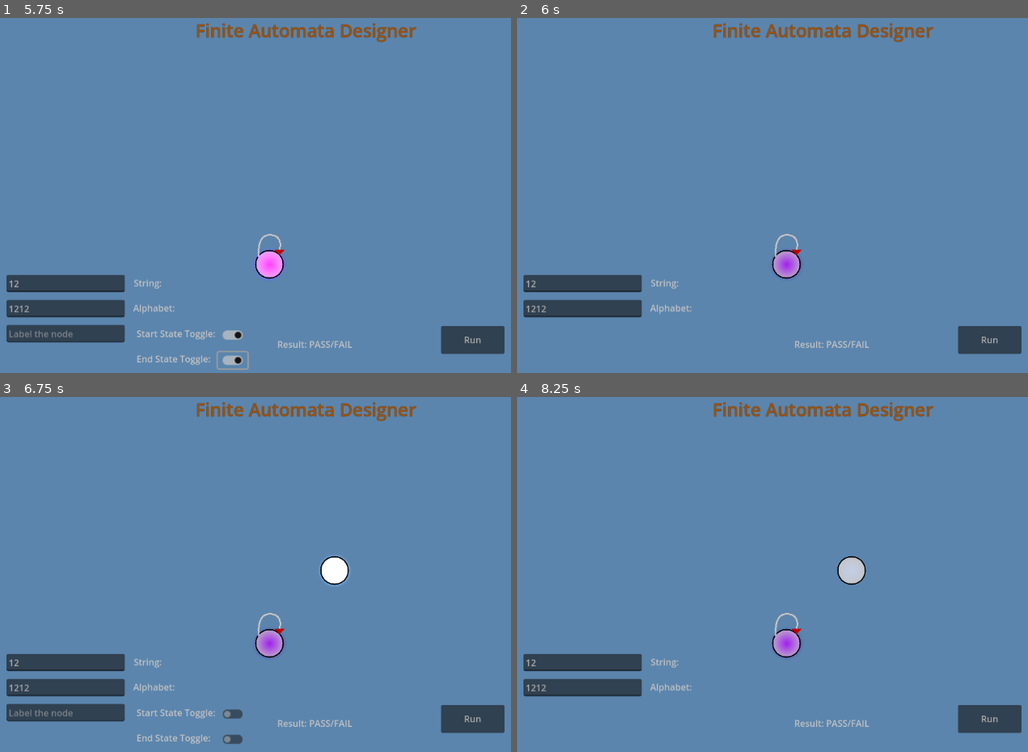
Above: before the commit, frames 1-4 (two rows, left to right).
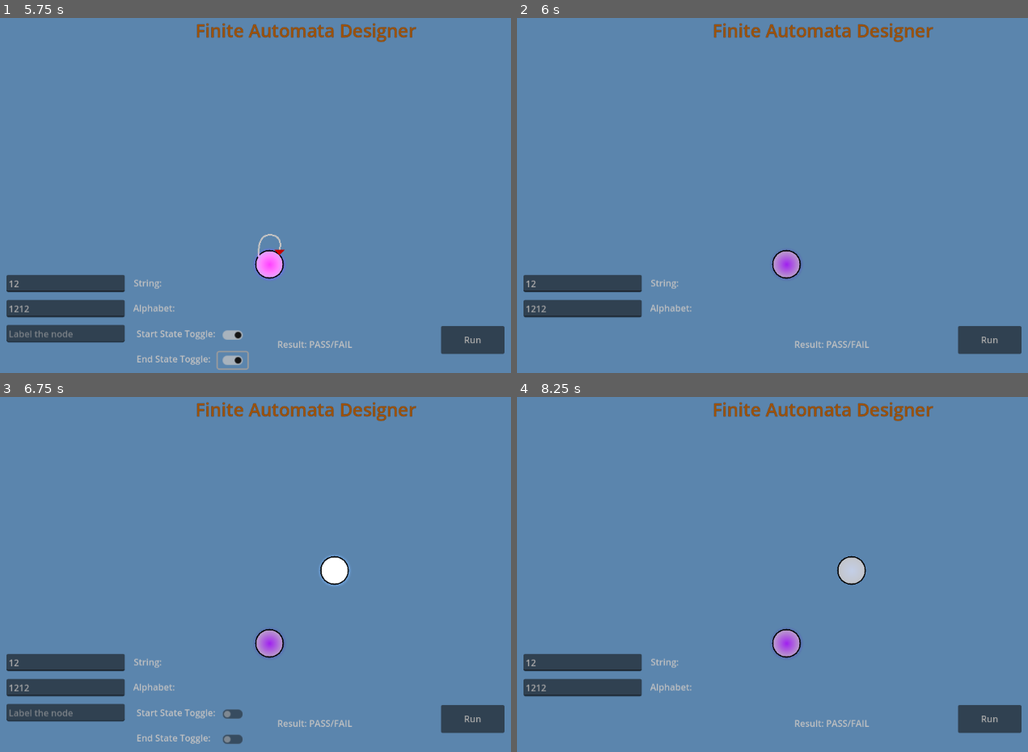
Above: after the commit, the same moments.

Repository: ParthP22/FiniteAutomataDesigner
Game: Godot game, scene res://main.tscn
Same seed, same stepped clock (60 frames per second), same inputs: the game is played once before the commit and once after it. The engine's default icon, where the game draws it, is replaced by a stand-in: a white triangle on a blue panel in a dark square.
Inputs (mouse positions are in pixels of both pictures, inside the frame that each line leads up to):
- Up to frame 1 (5.75 s): click (66, 284) at 0.52 s; type "12" at 0.6 s; click (66, 309) at 0.75 s; type "12" at 0.83 s; click (66, 333) at 0.98 s; type "12" at 1.07 s; click "Run" at 1.25 s; tap Enter at 2 s; move the mouse to (270, 262) at 2.02 s; press the mouse at (270, 262) at 2.03 s; tap Shift (shift_keyboard) at 2.3 s; release the mouse at (270, 262) at 2.75 s; click (235, 333) at 2.75 s; click (235, 333) at 3.5 s; click (235, 358) at 4.25 s; tap Space at 5 s; drag from (270, 262) to (270, 262) at 5.02 s
- Up to frame 2 (6 s): tap Enter at 5.75 s; move the mouse to (624, 138) at 5.77 s; press the mouse at (624, 138) at 5.78 s; hold Backspace (backspace_keyboard, bound only after the commit) from 5.78 s (still down)
- Up to frame 3 (6.75 s): tap Shift (shift_keyboard) at 6.05 s; release Backspace (backspace_keyboard, bound only after the commit) at 6.5 s; release the mouse at (107, 517) at 6.5 s; tap Space at 6.5 s; drag from (332, 570) to (107, 517) at 6.52 s
- Up to frame 4 (8.25 s): tap Enter at 7.25 s; drag from (849, 570) to (787, 641) at 7.27 s; tap Space at 8 s; drag from (961, 553) to (787, 641) at 8.02 s

Frame 1 is identical in both runs. In frame 2, less than 0.1% of the frame differs, in the area x 50-56%, y 60-68%; in frame 3, less than 0.1%; in frame 4, less than 0.1%.

Commit message:
WIP state/arrow removal

Diff:
--- a/finite-automata-designer/Arrow.tscn
+++ b/finite-automata-designer/Arrow.tscn
@@ -4,7 +4,6 @@
 [ext_resource type="Texture2D" uid="uid://bxsjktrv52lvv" path="res://point_light_2d.png" id="2_3285i"]
 
 [node name="Arrow" type="StaticBody2D"]
-disable_mode = 1
 script = ExtResource("1_ayvgo")
 
 [node name="PointLight2D" type="PointLight2D" parent="."]
--- a/finite-automata-designer/arrow.gd
+++ b/finite-automata-designer/arrow.gd
@@ -7,7 +7,6 @@
 
 var arrow_head = Polygon2D.new()
 var arrow_shaft = Line2D.new()
-
 
 var offset: float = 1
 var special_name: String = "state"
--- a/finite-automata-designer/fa_node.gd
+++ b/finite-automata-designer/fa_node.gd
@@ -51,17 +51,9 @@
 		print("also not redrawing")
 		print(typeof(_going_to[other_node]))
 
-		print(_going_to)
-		print(_incoming)
-
 		return null
 	elif _going_to.has(other_node):
 		print(self.name, " points to", other_node.name, " already, not redrawing")
-
-
-		print(_going_to)
-		print(_incoming)
-
 		return null
 	else:
 		# tracking arrow
@@ -74,15 +66,20 @@
 		if _going_to.has(other_node) and _incoming.has(other_node):
 			_going_to[other_node].offset = 10
 			_incoming[other_node].offset = 10
-
-
-		print(_going_to)
-		print(_incoming)
-
+		print("going to dict\n",_going_to)
+		print("incoming dict\n",_incoming)
 		return arrow_node
 
+func remove_arrow(node: Object):
+	if _going_to.has(node):
+		print("removing arrow from going to")
+		print(_going_to.erase(node))
+	if _incoming.has(node):
+		print("removing arrow from incoming")
+		print(_incoming.erase(node))
 
 func _add_to_going_to(node: Object, arrow: Object):
+	print('adding arrow to _going_to dict')
 	_going_to[node] = arrow
 
 func _add_to_incoming(node: Object, arrow: Object):
--- a/finite-automata-designer/main.gd
+++ b/finite-automata-designer/main.gd
@@ -56,11 +56,14 @@
 		_arrow_text_field.visible = true
 	else:
 		_arrow_text_field.visible = false
-
-	if event.is_action_pressed("left_click") and !event.double_click:
+	# Drawing states using `left click` and selecting states and arrows using `left click`
+	if event.is_action_pressed("left_click"):
 		draw()
-	elif event.is_action_pressed("shift_keyboard"):
+		return
+	# # Drawing and  using `left click`
+	if event.is_action_pressed("shift_keyboard"):
 		connect_nodes()
+		return
 	if event.is_action_pressed("right_click"):
 		if _selected_node:
 			_drag_offset = get_global_mouse_position() - _selected_node.global_position
@@ -69,7 +72,8 @@
 			_is_dragging = false
 	if event.is_action_released("right_click"):
 		_is_dragging = false
-
+	if event.is_action_pressed("backspace_keyboard"):
+		delete_selected()
 
 func loop_through_nodes():
 	pass
@@ -129,8 +133,6 @@
 		return
 	else:
 		print('clicked something else')
-
-
 
 func select_node(node: RigidBody2D):
 	if _selected_node:
@@ -191,6 +193,43 @@
 			else:
 				print("shift press on something other than a node")
 
+# If something (state/arrow) is selected, delete it and associated objects
+func delete_selected():
+	if _selected_arrow:
+		_selected_arrow.start_node.remove_arrow(_selected_arrow.end_node)
+		_selected_arrow.end_node.remove_arrow(_selected_arrow.start_node)
+		_selected_arrow.queue_free()
+		_selected_arrow = null
+	if _selected_node:
+		var complete = delete_attached_arrows(_selected_node)
+
+		return
+
+# Deleted
+func delete_attached_arrows(node: Object):
+	var selected_node_going_to = node._going_to
+	var selected_node_incoming = node._incoming
+	print("going to size",selected_node_going_to.size())
+	var going_to_count = selected_node_going_to.size()
+	print("incoming size",selected_node_incoming.size())
+	var incoming_count = selected_node_incoming.size()
+	for x in range(going_to_count):
+		for key in selected_node_going_to:
+			var arrow = selected_node_going_to[key]
+			arrow.start_node.remove_arrow(arrow.end_node)
+			arrow.end_node.remove_arrow(arrow.start_node)
+			arrow.queue_free()
+	for x in range(incoming_count):
+		print("incoming count",x)
+		for key in selected_node_incoming:
+			var arrow = selected_node_incoming[key]
+			print(arrow)
+			arrow.start_node.remove_arrow(arrow.end_node)
+			arrow.end_node.remove_arrow(arrow.start_node)
+			arrow.queue_free()
+	return "complete"
+
+
 func _on_state_edit_text_submitted(new_text):
 	if _selected_node:
 		_selected_node.set_text(new_text)
@@ -248,7 +287,6 @@
 
 	# Reset text field after submission
 	_alphabet_text_field.text = ""
-
 
 func _on_button_button_down():
 	print('pressed run button')
--- a/finite-automata-designer/project.godot
+++ b/finite-automata-designer/project.godot
@@ -32,6 +32,11 @@
 "events": [Object(InputEventMouseButton,"resource_local_to_scene":false,"resource_name":"","device":-1,"window_id":0,"a …(253 unchanged characters)…
 ]
 }
+backspace_keyboard={
+"deadzone": 0.5,
+"events": [Object(InputEventKey,"resource_local_to_scene":false,"resource_name":"","device":-1,"window_id":0,"alt_pressed":false,"shift_pressed":false,"ctrl_pressed":false,"meta_pressed":false,"pressed":false,"keycode":0,"physical_keycode":4194308,"key_label":0,"unicode":0,"location":0,"echo":false,"script":null)
+]
+}
 
 [rendering]
 
Not shown, added: finite-automata-designer/mai6AB8.tmp
